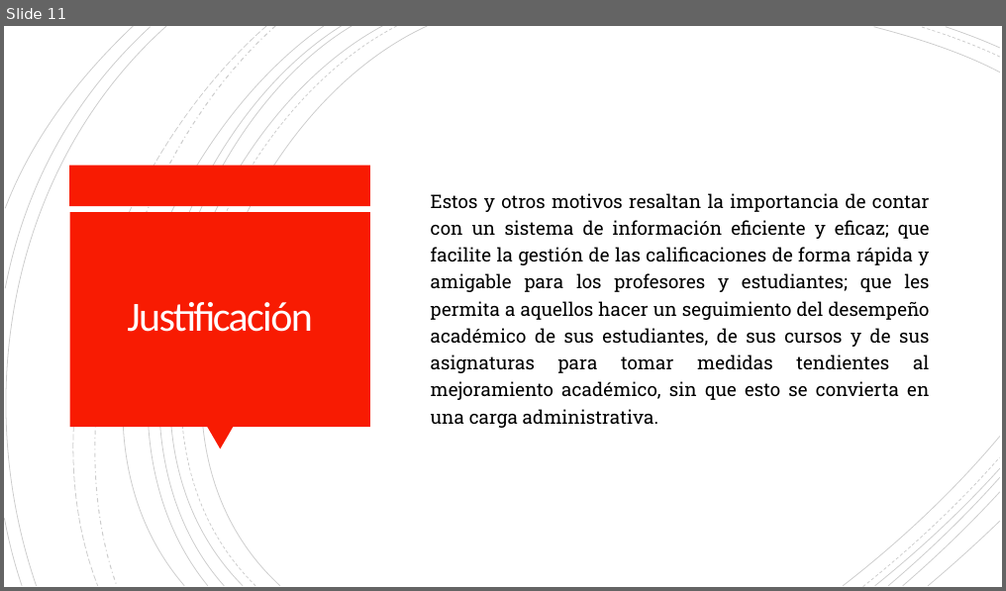
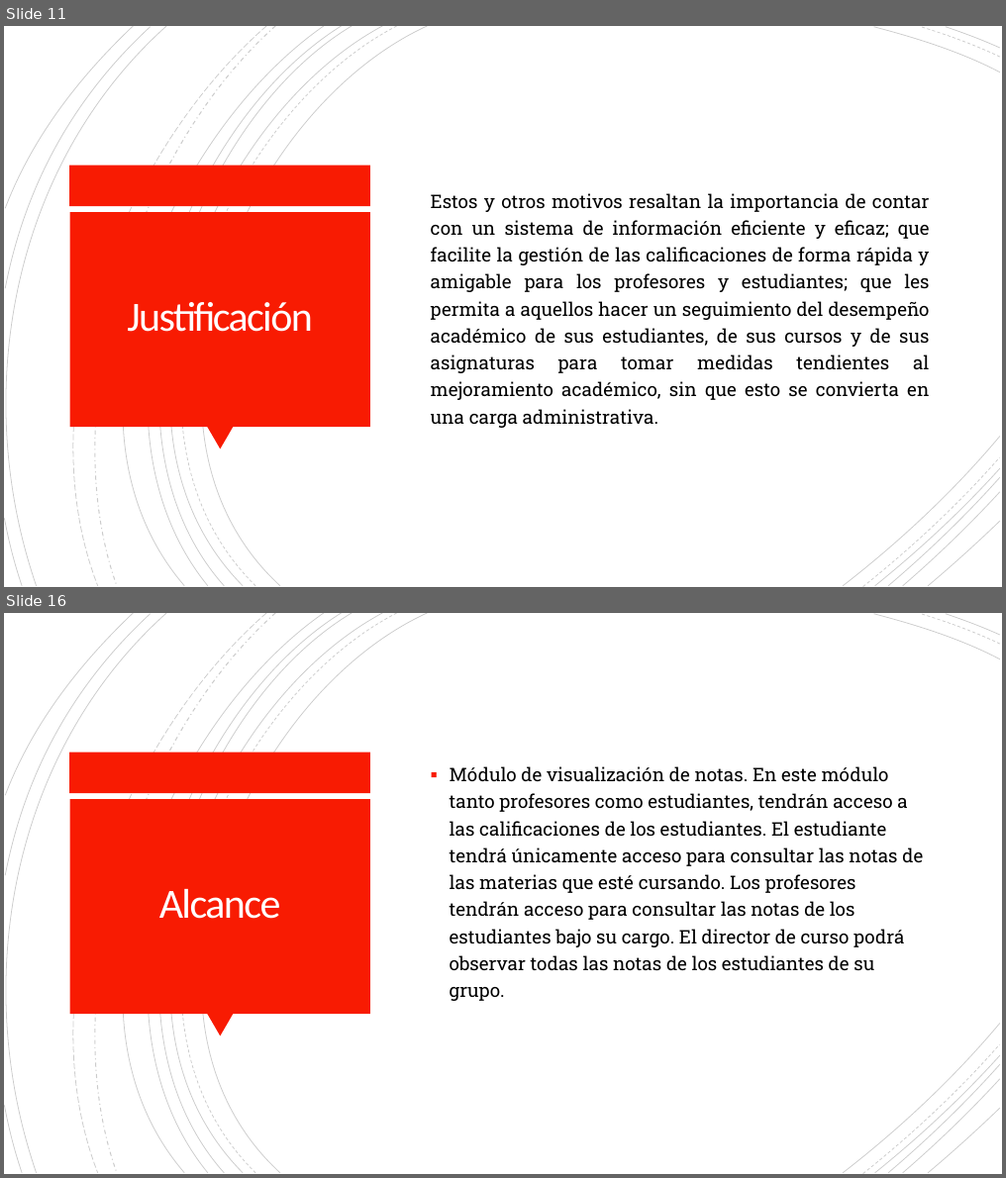
Before and after one commit to Dillan444/PROYECTO_SENA, a slide deck: PLANTEAMIENTO_DEL_PROBLEMA.pptx. Shown one above the other, each under a label of ours: slide 11 before the commit, slides 11 and 16 after it; the slides between them are not shown. The pictures are 1006x591 and 1006x1178 pixels, drawn with LibreOffice and Linux fonts; fonts in the diff are those of the drawing. Boxes give left, top, right and bottom in pixels: in the first picture for what was removed or moved away, otherwise in the second. Text is boxed around its words. In the diff, an @@ line names an element or a change of style, - is before the commit and + after.

```diff
--- a/PLANTEAMIENTO_DEL_PROBLEMA.pptx
+++ b/PLANTEAMIENTO_DEL_PROBLEMA.pptx
@@ slide 16 added at (4, 613, 1002, 1174), background #FFFFFF; not listed: 24 template elements that a slide beside it also shows @@
@@ text added at (450, 766, 923, 1001), 18 pt, text #000000 @@
+▪ Módulo de visualización de notas. En este módulo tanto profesores como estudiantes, tendrán acceso a las calificaciones de los estudiantes. El estudiante tendrá únicamente acceso para consultar las notas de las materias que esté cursando. Los profesores tendrán acceso para consultar las notas de los estudiantes bajo su cargo. El director de curso podrá observar todas las notas de los estudiantes de su grupo.
@@ title added at (159, 889, 281, 919), 40 pt, text #FFFEFF @@
+Alcance
```
Also in this commit, not shown: 9 other slides added.
